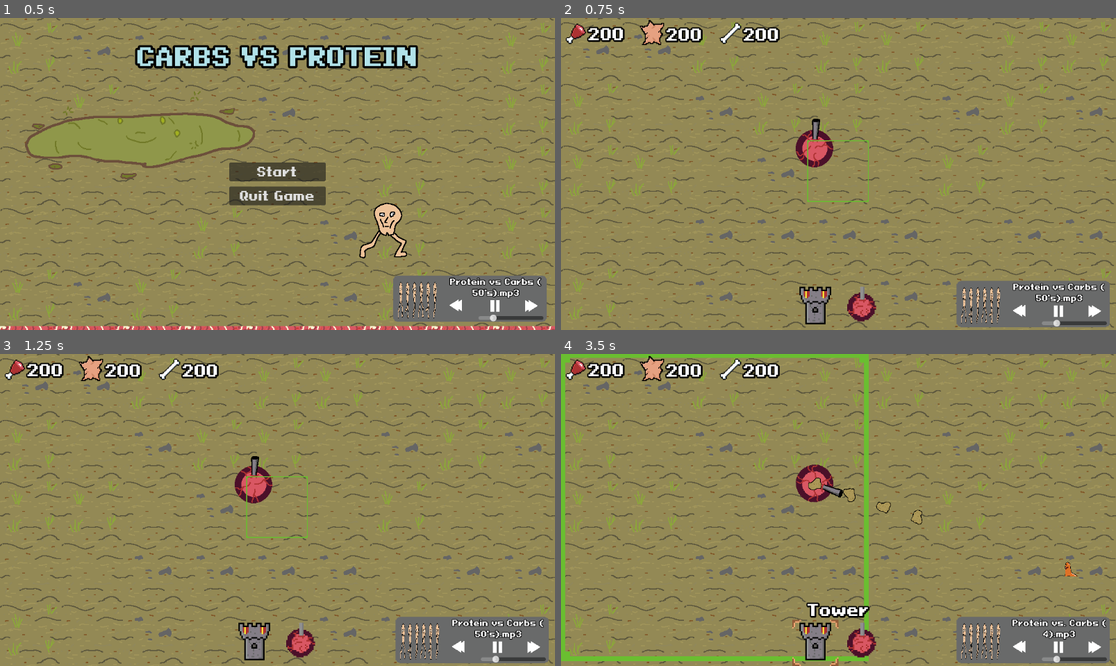
Above: before the commit, frames 1-4 (two rows, left to right).
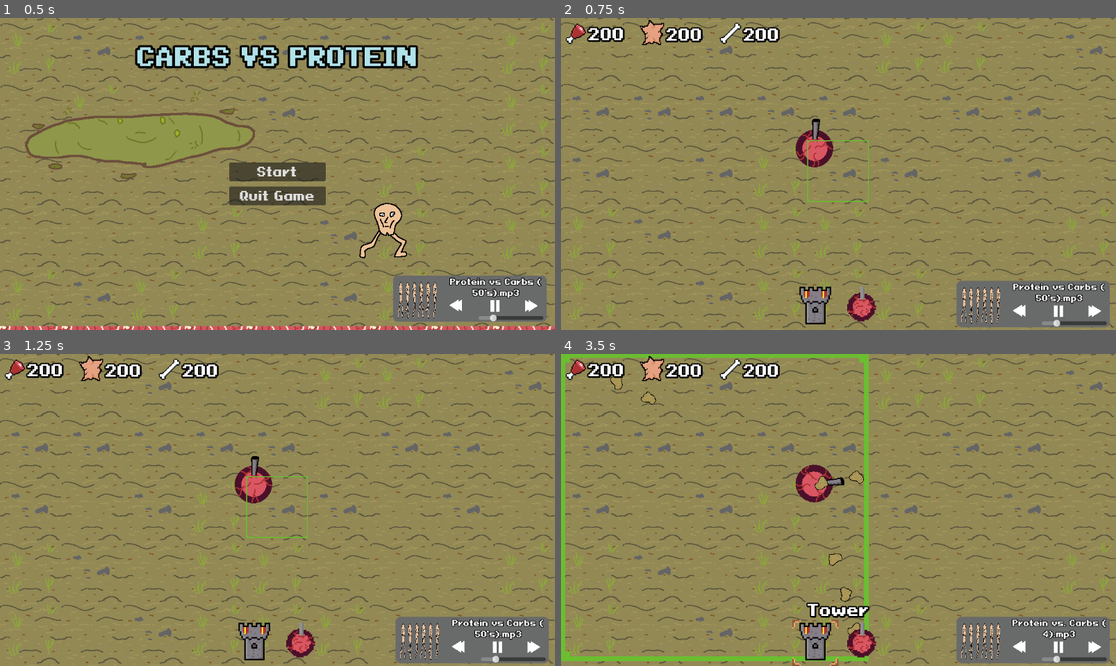
Above: after the commit, the same moments.

Repository: PhilipSBeck/Ludum-Dare-56
Game: Godot game, scene res://Levels/TitleScreen.tscn
Two runs of this game, one before a commit and one after it. Both use one fixed random seed, a clock stepped at 60 frames per second and the inputs below. Sound files missing from this copy of the repository are replaced by a short silence.
Inputs (mouse positions are in pixels of both pictures, inside the frame that each line leads up to):
- Up to frame 1 (0.5 s): no input
- Up to frame 2 (0.75 s): click "Start" at 0.5 s
- Up to frame 3 (1.25 s): no input
- Up to frame 4 (3.5 s): click (1093, 647) at 1.25 s; click (1093, 647) at 2 s; click (816, 644) at 2.75 s

Frame 1 is identical in both runs. In frame 2, 2.8% of the frame differs, in the area x 1-100%, y 1-97%; in frame 3, 2.8%; in frame 4, 3.6%.

Commit message:
Enemy spawners

Diff:
--- a/Levels/main.tscn
+++ b/Levels/main.tscn
@@ -1,9 +1,10 @@
-[gd_scene load_steps=10 format=3 uid="uid://d4hjcmvwxni5t"]
+[gd_scene load_steps=11 format=3 uid="uid://d4hjcmvwxni5t"]
 
 [ext_resource type="PackedScene" uid="uid://dv8ga14jrgtfb" path="res://Gameplay/Map/WorldMap.tscn" id="1_dsvs6"]
 [ext_resource type="Script" path="res://Scripts/Core/camera_2d.gd" id="1_qvoxn"]
 [ext_resource type="Script" path="res://Scripts/Core/main.gd" id="1_vq540"]
 [ext_resource type="PackedScene" uid="uid://cb4udp41rudyd" path="res://Unit/Turret.tscn" id="3_i0156"]
+[ext_resource type="PackedScene" uid="uid://cm2wx2hxyu6m8" path="res://Unit/Spawners/SpawningPool.tscn" id="3_ph7pe"]
 [ext_resource type="Texture2D" uid="uid://bay8ourwndfe8" path="res://Art/Map/Floor/TileHighlight.png" id="3_vuw60"]
 [ext_resource type="PackedScene" uid="uid://bgghx27ni246q" path="res://HUD/pauseMenu.tscn" id="7_j0glq"]
 [ext_resource type="PackedScene" uid="uid://v74l8i6gpmfc" path="res://HUD/mainHUD.tscn" id="7_j582s"]
@@ -14,6 +15,7 @@
 script = ExtResource("1_vq540")
 
 [node name="TileMapLayer" parent="." instance=ExtResource("1_dsvs6")]
+spawner_scene = ExtResource("3_ph7pe")
 
 [node name="Camera2D" type="Camera2D" parent="."]
 position = Vector2(577, 326)
@@ -35,6 +37,8 @@
 
 [node name="PauseMenu" parent="." instance=ExtResource("7_j0glq")]
 
+[node name="Spawners" type="Node2D" parent="."]
+
 [connection signal="towerSelected" from="MainHud" to="." method="_on_main_hud_tower_selected"]
 [connection signal="turretSelected" from="MainHud" to="." method="_on_main_hud_turret_selected"]
 [connection signal="increase_resources" from="Enemies" to="." method="_on_enemies_increase_resources"]
--- a/Scripts/Gameplay/Map/world_map.gd
+++ b/Scripts/Gameplay/Map/world_map.gd
@@ -1,5 +1,12 @@
 extends TileMapLayer
 
+@export_group("Spawner Options")
+@export var spawner_scene: PackedScene
+@export var no_of_spawners: int = 100
+@export var minSpawnerRateRange: float = 1.0
+@export var maxSpawnerRateRange: float = 5.0
+@export var minEnemiesPerSpawn: int = 1
+@export var maxEnemiesPerSpawn: int = 3
 
 # Called when the node enters the scene tree for the first time.
 func _ready() -> void:
@@ -7,9 +14,36 @@
 
 	for i in 100:
 		for j in 100:
-			set_cell(Vector2i(i, j), 0, Vector2i(rng.randi_range(1,3),0))
+			set_cell(Vector2i(i-50, j-50), 0, Vector2i(rng.randi_range(1,3),0))
+
+	var tile_size = tile_set.tile_size
+	for i in no_of_spawners:
+		var spawner = spawner_scene.instantiate()
+		var pos = Vector2(randf_range(0,100)-50, randf_range(0,100)-50)*Vector2(tile_size)
+		#while check_if_spawner_already_at_pos(pos):
+		#	pos = Vector2(randf_range(0,100), randf_range(0,100))*Vector2(tile_size)
+
+		spawner.position = pos
+		spawner.spawnRate = randf_range(minSpawnerRateRange, maxSpawnerRateRange)
+		spawner.enemiesPerSpawn = randi_range(minEnemiesPerSpawn, maxEnemiesPerSpawn)
+		get_parent().get_node("Spawners").add_child(spawner)
 
 
 # Called every frame. 'delta' is the elapsed time since the previous frame.
-func _process(_delta: float) -> void:
+func _process(delta: float) -> void:
 	pass
+
+func check_if_spawner_already_at_pos(pos: Vector2) -> bool:
+	var current_spawners = get_parent().get_node("Spawners").get_children()
+	for spawner in current_spawners:
+		var spawner_pos = spawner.position
+		var spawner_col_shape: CollisionShape2D = spawner.get_node("CollisionShape2D")
+		var spawner_scale = spawner_col_shape.scale/2
+
+		var spawner_bounds_min = spawner_pos - spawner_scale
+		var spawner_bounds_max = spawner_pos + spawner_scale
+
+		if pos >= spawner_bounds_min or pos <= spawner_bounds_max:
+			return true
+
+	return false
--- a/Scripts/Units/Enemies/enemies.gd
+++ b/Scripts/Units/Enemies/enemies.gd
@@ -22,16 +22,20 @@
 		set_target(enemy)
 
 	# Spawn enemies every `spawn_rate` seconds
-	if spawn_timer >= spawn_rate:
-		spawn_enemy()
-		spawn_timer = 0.0
+	#if spawn_timer >= spawn_rate:
+	#	spawn_enemy(Vector2(0,0))
+	#	spawn_timer = 0.0
 
-func spawn_enemy():
+	for spawner in get_parent().get_node("Spawners").get_children():
+		if spawner.can_spawn():
+			spawn_enemy(spawner.position)
+
+func spawn_enemy(pos: Vector2):
 	# Create an instance of the enemy scene
 	var enemy = enemy_scene.instantiate()
 
 	# Randomly choose an edge to spawn the enemy
-	var spawn_position = get_random_edge_position()
+	var spawn_position = pos
 
 	# Set the enemy's position at the spawn point
 	enemy.position = spawn_position
--- /dev/null
+++ b/Scripts/Units/Enemies/enemyspawner.gd
@@ -0,0 +1,32 @@
+extends Node2D
+
+@export var spawnRate : float = 1.0
+@export var enemiesPerSpawn: int = 1
+@export_enum("All") var enemy_type: int
+
+var timeSinceLastSpawn: float = 0.0
+
+func _process(delta: float) -> void:
+	timeSinceLastSpawn += delta
+
+func can_spawn() -> bool:
+	var can_spawn_en: bool = spawnRate <= timeSinceLastSpawn
+
+	if can_spawn_en:
+		timeSinceLastSpawn = 0.0
+
+	return can_spawn_en
+
+func get_spawn_rate() -> float:
+	return spawnRate
+
+func get_enemies_per_spawn() -> int:
+	return enemiesPerSpawn
+
+func increse_enemies_per_spawn(amount: int) -> void:
+	enemiesPerSpawn += amount
+
+func getTimeSinceLastSpawn() -> float:
+	return timeSinceLastSpawn
+
+#func get_enemy_type
--- a/Unit/Spawners/SpawningPool.tscn
+++ b/Unit/Spawners/SpawningPool.tscn
@@ -1,6 +1,7 @@
-[gd_scene load_steps=9 format=3 uid="uid://cm2wx2hxyu6m8"]
+[gd_scene load_steps=10 format=3 uid="uid://cm2wx2hxyu6m8"]
 
 [ext_resource type="Texture2D" uid="uid://cjgxx85frllxe" path="res://Art/Units/Spawners/SpawningPool-Sheet.png" id="1_b48v8"]
+[ext_resource type="Script" path="res://Scripts/Units/Enemies/enemyspawner.gd" id="1_nytly"]
 
 [sub_resource type="AtlasTexture" id="AtlasTexture_o6j0b"]
 atlas = ExtResource("1_b48v8")
@@ -49,6 +50,7 @@
 
 [node name="SpawningPool" type="Area2D"]
 scale = Vector2(0.977907, 0.991403)
+script = ExtResource("1_nytly")
 
 [node name="AnimatedSprite2D" type="AnimatedSprite2D" parent="."]
 sprite_frames = SubResource("SpriteFrames_y6ryw")
